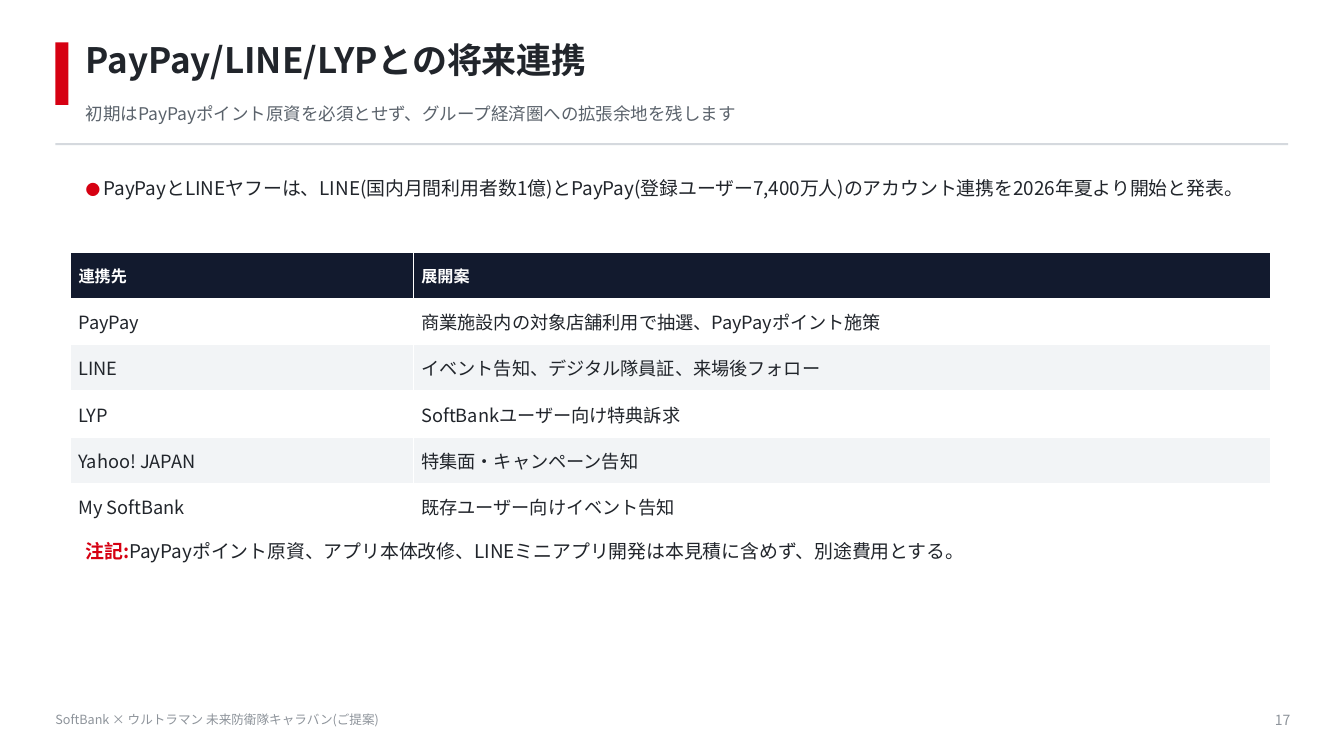
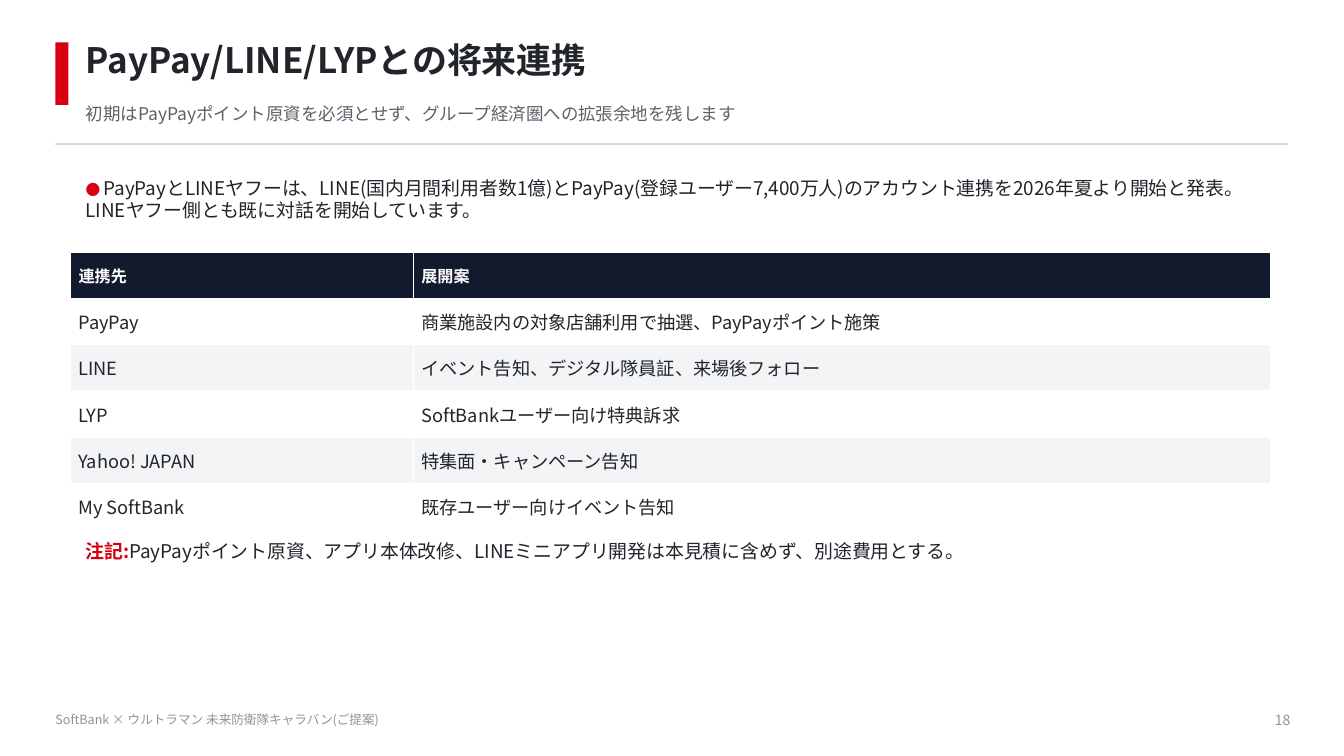
Before and after one commit to hayatoshintani-spe/kessho-lens, a slide deck: slide 18 of docs/proposals/softbank-ultraman-caravan/SoftBank_Ultraman_未来防衛隊キャラバン_提案資料.pptx (slide 17 before the commit). Drawn at 1344x756 pixels with LibreOffice and Linux fonts; fonts in the diff are those of the drawing. Boxes give left, top, right and bottom in pixels: in the first picture for what was removed or moved away, otherwise in the second. Text is boxed around its words. In the diff, an @@ line names an element or a change of style, - is before the commit and + after.

```diff
--- a/docs/proposals/softbank-ultraman-caravan/SoftBank_Ultraman_未来防衛隊キャラバン_提案資料.pptx
+++ b/docs/proposals/softbank-ultraman-caravan/SoftBank_Ultraman_未来防衛隊キャラバン_提案資料.pptx
@@ text at [86, 179, 1243, 219]: text changed @@
-● PayPayとLINEヤフーは、LINE(国内月間利用者数1億)とPayPay(登録ユーザー7,400万人)のアカウント連携を2026年夏より開始と発表。
+● PayPayとLINEヤフーは、LINE(国内月間利用者数1億)とPayPay(登録ユーザー7,400万人)のアカウント連携を2026年夏より開始と発表。LINEヤフー側とも既に対話を開始しています。
@@ text at [1275, 714, 1291, 725]: text changed @@
-17
+18
```
Also in this commit, not shown: 15 other slides changed, 2 slides added, 2 other files.
